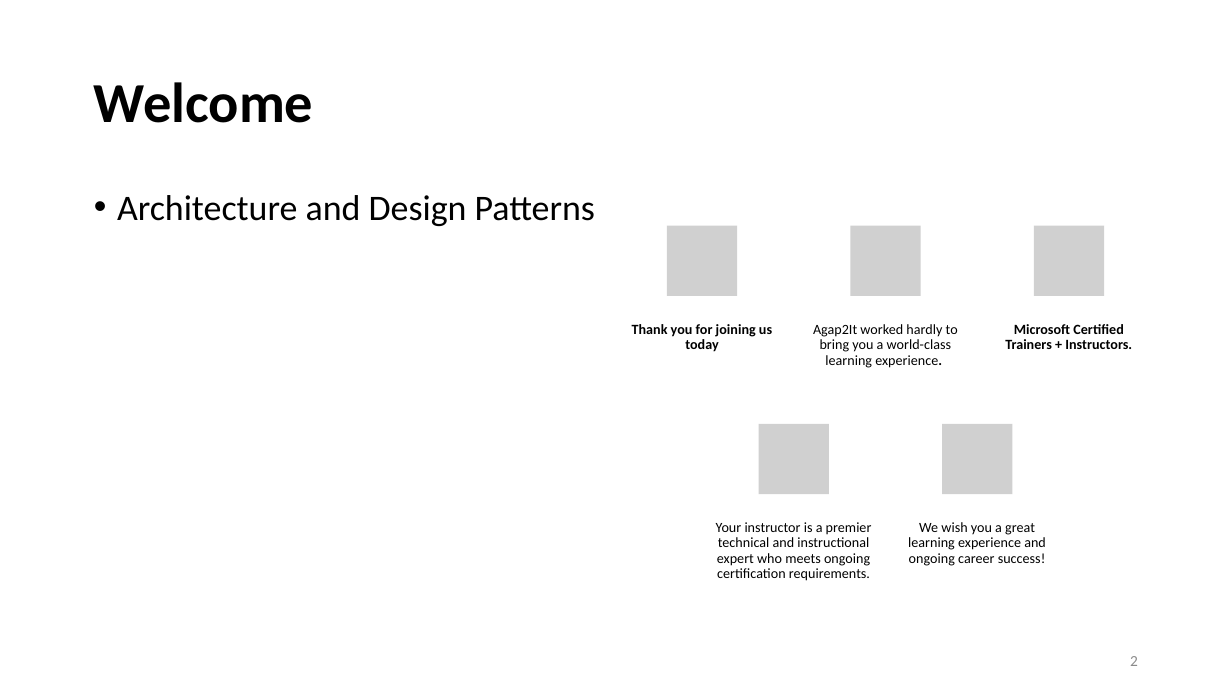
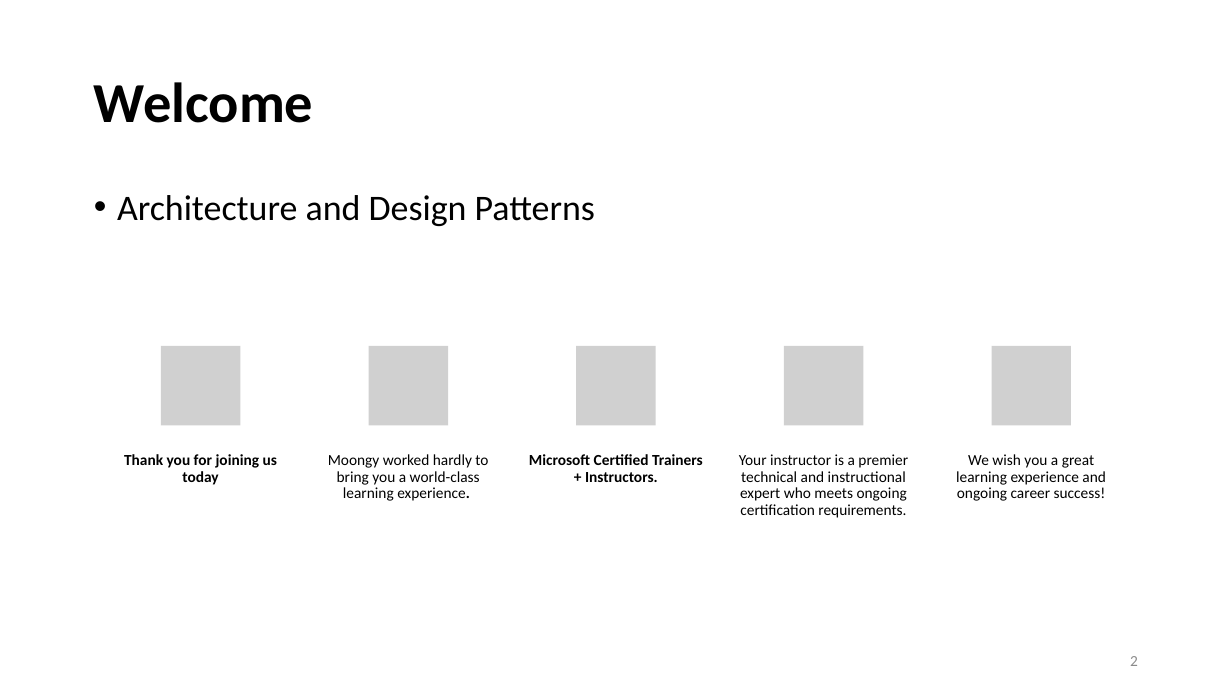
Before and after one commit to MoongyProjetos/architecture-and-design-patterns, a slide deck: slide 3 of Documentação/PPTs/ArchitectureDesignPatterns_00.pptx. Drawn at 1232x693 pixels with LibreOffice and Linux fonts; fonts in the diff are those of the drawing; grey boxes stand for pictures. Boxes give left, top, right and bottom in pixels: in the first picture for what was removed or moved away, otherwise in the second. Text is boxed around its words. In the diff, an @@ line names an element or a change of style, - is before the commit and + after.

Commit message:
Update ArchitectureDesignPatterns_00.pptx with new content

```diff
--- a/Documentação/PPTs/ArchitectureDesignPatterns_00.pptx
+++ b/Documentação/PPTs/ArchitectureDesignPatterns_00.pptx
@@ picture: place and size @@
-picture at [667,226,738,296]
+picture at [161,346,240,425]
@@ picture: place and size @@
-picture at [850,226,921,296]
+picture at [369,346,448,425]
@@ picture: place and size @@
-picture at [1034,226,1104,296]
+picture at [577,346,656,425]
@@ picture added at [784,346,863,425] @@
@@ picture added at [992,346,1071,425] @@
@@ picture removed at [759,424,829,494] @@
@@ picture removed at [943,424,1013,494] @@
@@ text "Thank you for joining us ...": place and size @@
-text "Thank you for joining us ..." at [632,324,772,352]
+text "Thank you for joining us ..." at [124,454,277,485]
@@ text at [328,454,488,501]: text changed; size 11 to 12 pt @@
-Agap2It worked hardly to bring you a world-class learning experience.
+Moongy worked hardly to bring you a world-class learning experience.
@@ size 11 to 12 pt in 4 elements at [739,454,908,518], [956,454,1106,501], [124,454,277,485], [529,454,703,482] @@
@@ text "Microsoft Certified Trainers + Instructors.": place and size @@
-text "Microsoft Certified Trainers + Instructors." at [1005,324,1132,349]
+text "Microsoft Certified Trainers + Instructors." at [529,454,703,482]
@@ text "Your instructor is a premier ...": place and size @@
-text "Your instructor is a premier ..." at [716,522,872,581]
+text "Your instructor is a premier ..." at [739,454,908,518]
@@ text "We wish you a great ...": place and size @@
-text "We wish you a great ..." at [908,522,1046,566]
+text "We wish you a great ..." at [956,454,1106,501]
```
Also in this commit, not shown: 4 other slides changed.
